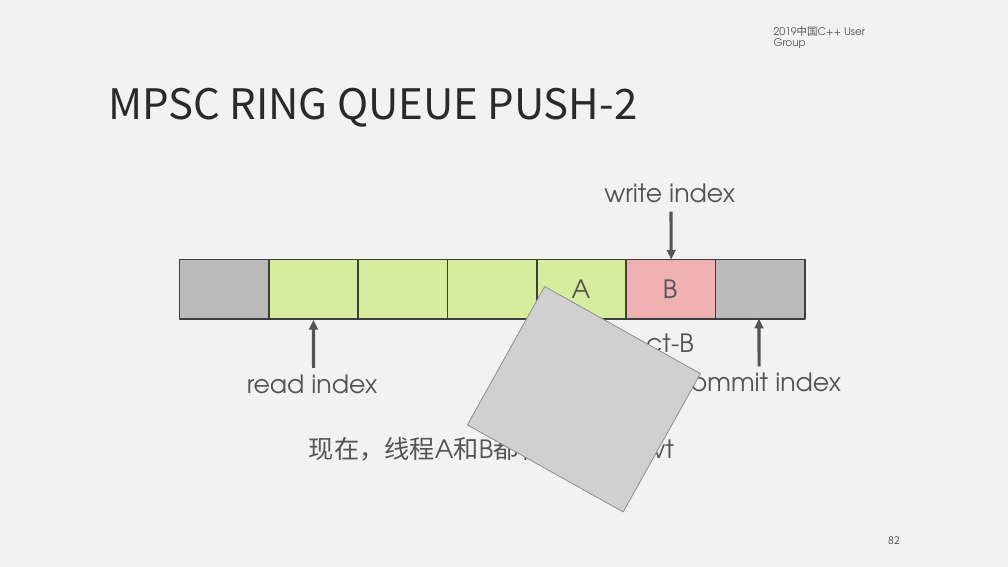
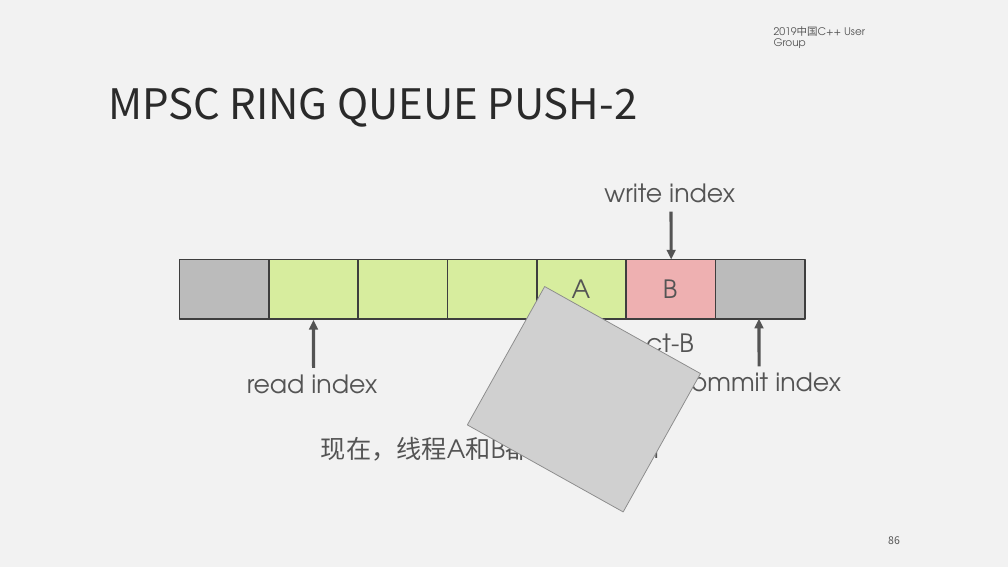
Before and after one commit to mutouyun/lock-free-queue, a slide deck: slide 86 of lock-free.pptx (slide 82 before the commit). Drawn at 1008x567 pixels with LibreOffice and Linux fonts; fonts in the diff are those of the drawing; grey boxes stand for pictures. Boxes give left, top, right and bottom in pixels: in the first picture for what was removed or moved away, otherwise in the second. Text is boxed around its words. In the diff, an @@ line names an element or a change of style, - is before the commit and + after.

```diff
--- a/lock-free.pptx
+++ b/lock-free.pptx
@@ text at (x1=321, y1=432, x2=661, y2=465): text changed @@
-现在，线程A和B都有权利更新wt
+现在，线程A和B都有权更新wt
@@ page number at (x1=888, y1=536, x2=900, y2=544): text changed @@
-82
+86
```
Also in this commit, not shown: 12 other slides changed, 4 slides added.
